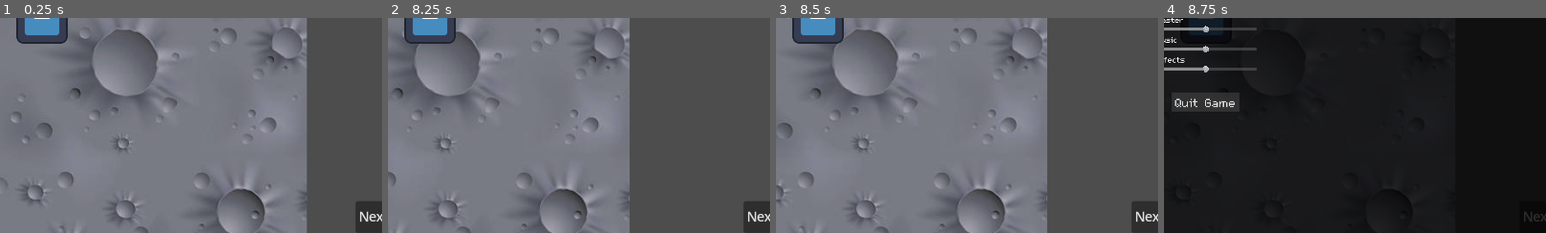
Above: before the commit, frames 1-4 (left to right).
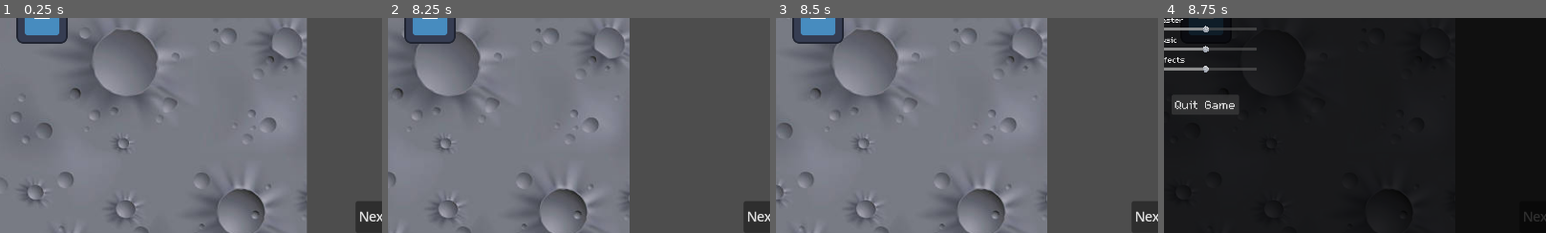
Above: after the commit, the same moments.

Repository: LunariumGame/Lunarium
Game: Godot game, scene res://scenes/world.tscn
The game is run twice, just before and just after one commit, with the same random seed, the same clock (stepped at 60 frames per second) and the same inputs. The engine's default icon, where the game draws it, is replaced by a stand-in: a white triangle on a blue panel in a dark square.
Inputs:
- Up to frame 1 (0.25 s): no input
- Up to frame 2 (8.25 s): click "Next Turn" at 0.5 s; click "Next Turn" at 1.25 s; click "Tech" at 2 s; click "Build" at 2.75 s; click "Bots" at 3.5 s; click "Settings" at 4.25 s; hold Right (ui_right) 5.03-5.78 s; hold Down (ui_down) 5.78-6.53 s; hold Right (ui_right) 6.53-7.28 s; hold Up (ui_up) 7.28-8.03 s; hold A (ui_left) from 8.03 s (still down)
- Up to frame 3 (8.5 s): keep holding A (ui_left)
- Up to frame 4 (8.75 s): keep holding A (ui_left); tap Escape (settings) at 8.65 s
The pictures show only the part of the screen within x 44-94%, y 50-100%; the shares and areas given below are measured in that part.

Frames 1-3 are identical in both runs. In frame 4, 0.7% of the frame differs, in the area x 2-20%, y 34-45%.

Commit message:
Adjust quit game button formatting

Diff:
--- a/scenes/screens/settings.tscn
+++ b/scenes/screens/settings.tscn
@@ -390,11 +390,37 @@
 anti_aliasing_size = 0.55
 
 [sub_resource type="StyleBoxFlat" id="StyleBoxFlat_a6gug"]
-content_margin_left = 8.0
-content_margin_top = 5.0
-content_margin_right = 8.0
-content_margin_bottom = 5.0
 bg_color = Color(0.29586652, 0.29586652, 0.29586637, 0.49803922)
+corner_radius_top_left = 4
+corner_radius_top_right = 4
+corner_radius_bottom_right = 4
+corner_radius_bottom_left = 4
+expand_margin_left = 8.0
+expand_margin_top = 4.0
+expand_margin_right = 8.0
+expand_margin_bottom = 8.0
+
+[sub_resource type="StyleBoxFlat" id="StyleBoxFlat_0ct2w"]
+bg_color = Color(0.14767182, 0.14767179, 0.14767185, 0.6784314)
+corner_radius_top_left = 4
+corner_radius_top_right = 4
+corner_radius_bottom_right = 4
+corner_radius_bottom_left = 4
+expand_margin_left = 8.0
+expand_margin_top = 4.0
+expand_margin_right = 8.0
+expand_margin_bottom = 8.0
+
+[sub_resource type="StyleBoxFlat" id="StyleBoxFlat_ap0kp"]
+bg_color = Color(0.5132329, 0.51323295, 0.51323277, 0.63529414)
+corner_radius_top_left = 4
+corner_radius_top_right = 4
+corner_radius_bottom_right = 4
+corner_radius_bottom_left = 4
+expand_margin_left = 8.0
+expand_margin_top = 4.0
+expand_margin_right = 8.0
+expand_margin_bottom = 8.0
 
 [node name="Settings" type="CanvasLayer"]
 process_mode = 3
@@ -519,15 +545,18 @@
 anchor_top = 1.0
 anchor_right = 0.5
 anchor_bottom = 1.0
-offset_left = -48.0
-offset_top = -336.0
-offset_right = 44.0
+offset_left = -78.5
+offset_top = -343.0
+offset_right = 74.5
 offset_bottom = -305.0
 grow_horizontal = 2
 grow_vertical = 0
+focus_mode = 0
 theme_override_fonts/font = ExtResource("2_jljg7")
 theme_override_font_sizes/font_size = 48
 theme_override_styles/normal = SubResource("StyleBoxFlat_a6gug")
+theme_override_styles/pressed = SubResource("StyleBoxFlat_0ct2w")
+theme_override_styles/hover = SubResource("StyleBoxFlat_ap0kp")
 text = "Quit Game"
 
 [connection signal="value_changed" from="Settings/AudioSettings/MasterVolume" to="." method="_on_master_volume_value_changed"]
Not shown: 1 places in scenes/screens/settings.tscn that only renumber resources
